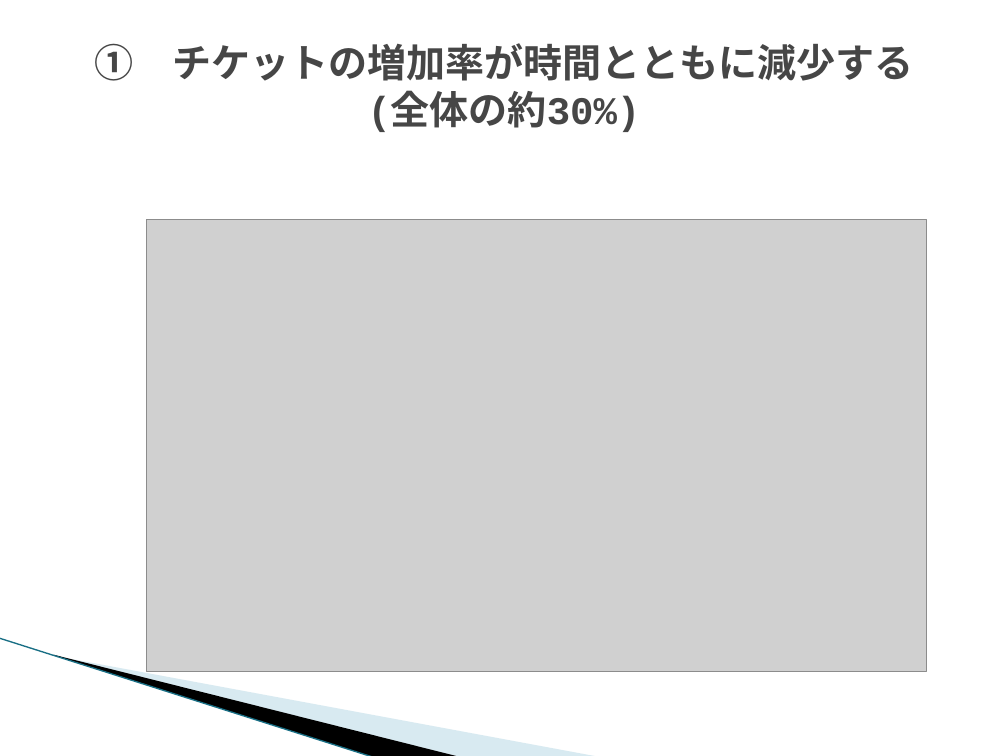
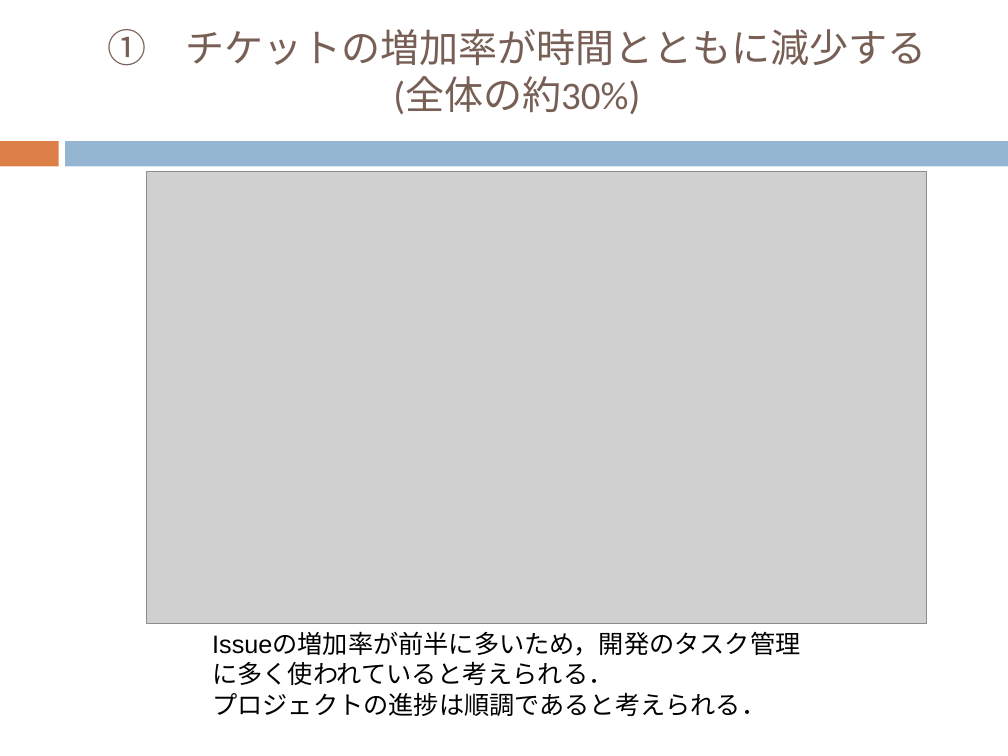
Before and after one commit to keimatsui/kadai, a slide deck: slide 17 of 卒業論文/2012/久保孝樹/最終発表/最終発表.pptx (slide 18 before the commit). Drawn at 1008x756 pixels with LibreOffice and Linux fonts; fonts in the diff are those of the drawing; grey boxes stand for pictures; background and template pictures are left out. Boxes give left, top, right and bottom in pixels: in the first picture for what was removed or moved away, otherwise in the second. Text is boxed around its words. In the diff, an @@ line names an element or a change of style, - is before the commit and + after.

```diff
--- a/卒業論文/2012/久保孝樹/最終発表/最終発表.pptx
+++ b/卒業論文/2012/久保孝樹/最終発表/最終発表.pptx
@@ title "① チケットの増加率が時間とともに減少する (全体の約30%)": place and size @@
-title "① チケットの増加率が時間とともに減少する (全体の約30%)" at (95, 43, 914, 132)
+title "① チケットの増加率が時間とともに減少する (全体の約30%)" at (108, 29, 927, 114)
@@ title "① チケットの増加率が時間とともに減少する (全体の約30%)" at (108, 29, 927, 114): font Courier New to Calibri, text colour #464646 to #775F55, bold off @@
@@ rectangle added at (0, 141, 58, 166), fill #DD8047 @@
@@ rectangle added at (66, 141, 1008, 166), fill #94B6D2 @@
@@ picture: place and size @@
-picture at (147, 220, 927, 671)
+picture at (147, 171, 927, 623)
@@ line removed from (0, 638) to (374, 756) @@
@@ freeform shape removed at (53, 654, 461, 756) @@
@@ freeform shape removed at (55, 655, 600, 756) @@
@@ text added at (212, 633, 800, 716), 18 pt, text #000000 @@
+Issueの増加率が前半に多いため，開発のタスク管理に多く使われていると考えられる．
+プロジェクトの進捗は順調であると考えられる．
```
Also in this commit, not shown: 17 other slides changed, 4 slides added, 5 slides removed.
